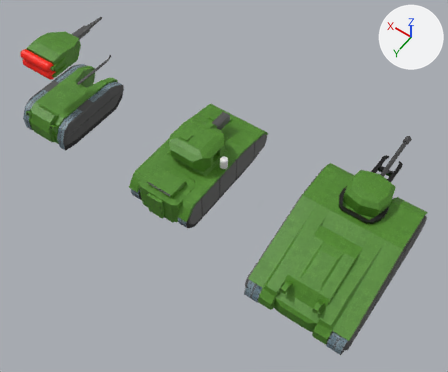
Before and after pictures for a commit that changed the FBX model Assets/Models/TanksModels.fbx.
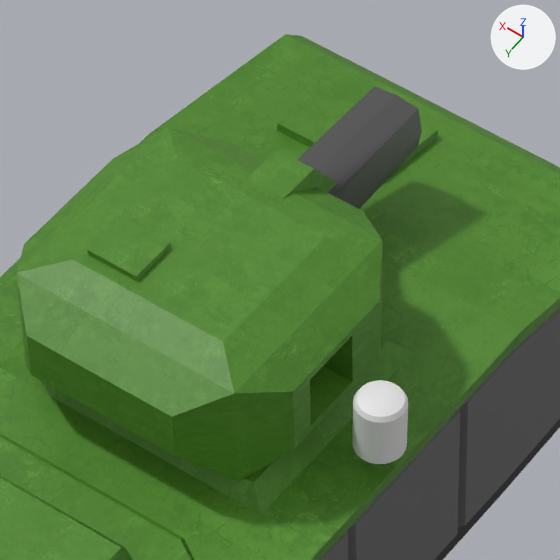
Old and new are each drawn whole from a camera (50 mm lens) standing at (-20.12, 15.46, 23.26) and looking at (-9.7, 0.87, 0.33) and again close up on the part from 37% to 56% of the width and 27% to 49% of the height. Lighting does not change. The marker at upper right points along +X, +Y and +Z. Where no turn or scale is listed for an object, it has been applied to the vertices. Vertices at the same position are counted once.

Before the edit, the objects in view are built like this:
```python
me_cube_002 = bpy.data.meshes.new('Cube.002')
me_cube_002.from_pydata(...)  # 156 vertices, 138 faces; spans x -1.69..1.69, y -3.17..3.73, z -0.81..1.09
# faces by material slot: [137, 1]
me_cube_002.materials.append(mat_material_002)  # picture img_tankstex1_jpg
me_cube_002.materials.append(mat_balck)  # black #000000
me_cube_017 = bpy.data.meshes.new('Cube.017')
me_cube_017.from_pydata(...)  # 128 vertices, 98 faces; spans x -1.71..1.71, y -3.1..3.36, z -0.56..0.87
me_cube_017.materials.append(mat_material_003)  # dark grey #636363
me_cylinder = bpy.data.meshes.new('Cylinder')
me_cylinder.from_pydata(...)  # 224 vertices, 194 faces; spans x -0.19..0.19, y -0.213..0.179, z -0.305..0.2
ob_cube = bpy.data.objects.new('Cube', me_cube_002)
ob_cube.location = (-7.861, 0.0, 0.247)
ob_cube_002 = bpy.data.objects.new('Cube.002', me_cube_017)
ob_cube_002.location = (-7.861, 0.0, 0.086)
ob_cylinder = bpy.data.objects.new('Cylinder', me_cylinder)
ob_cylinder.location = (-9.431, 0.522, 1.562)
# also in view: 'Cube.001' at (-7.86, 0.21, 0.12); 'Cube.003' at (-7.86, 0.31, 1.74); 'Cube.004' at (-7.86, -1.21, 1.58)
```
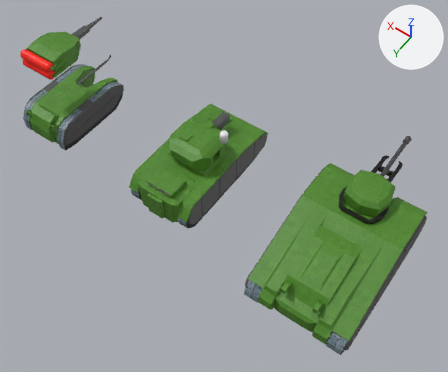
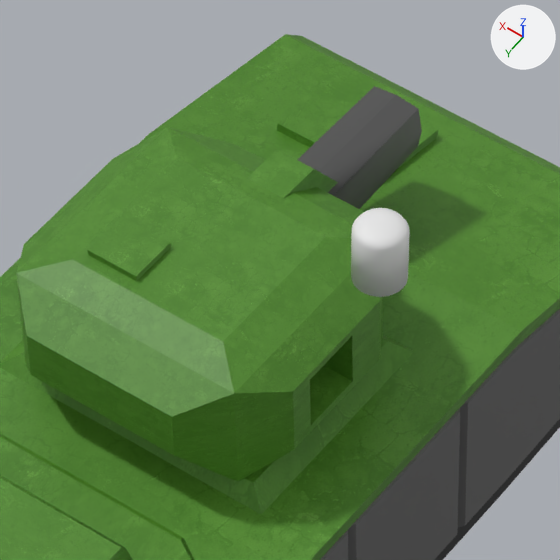
Where the change shows, as pixel boxes (x1, y1, x2, y2) in the close-ups (560 x 560 px):
'Cylinder', shading changed, moved
    before: (352, 380, 408, 464)
    after: (351, 208, 410, 297)

What the commit changed:
me_cylinder has 224 vertices, 194 faces and spans x -0.19..0.19, y -0.213..0.179, z -0.305..0.2.
me_cylinder is used by ob_cylinder; location (-9.431, 0.522, 1.562).
me_cylinder part 1: edges marked sharp go from 384 to 64.
Object 'Cylinder' (ob_cylinder) moves from (-9.431, 0.522, 1.562) to (-9.431, 0.522, 3.296).
